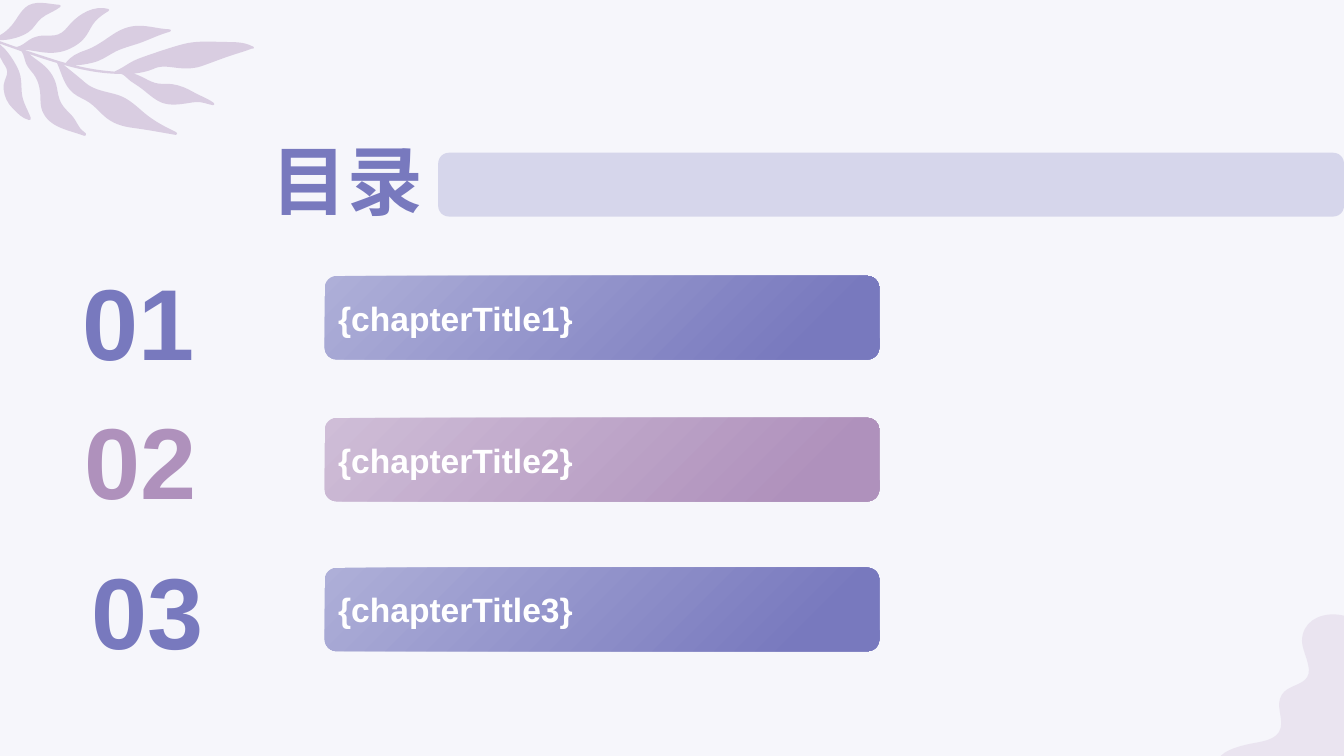
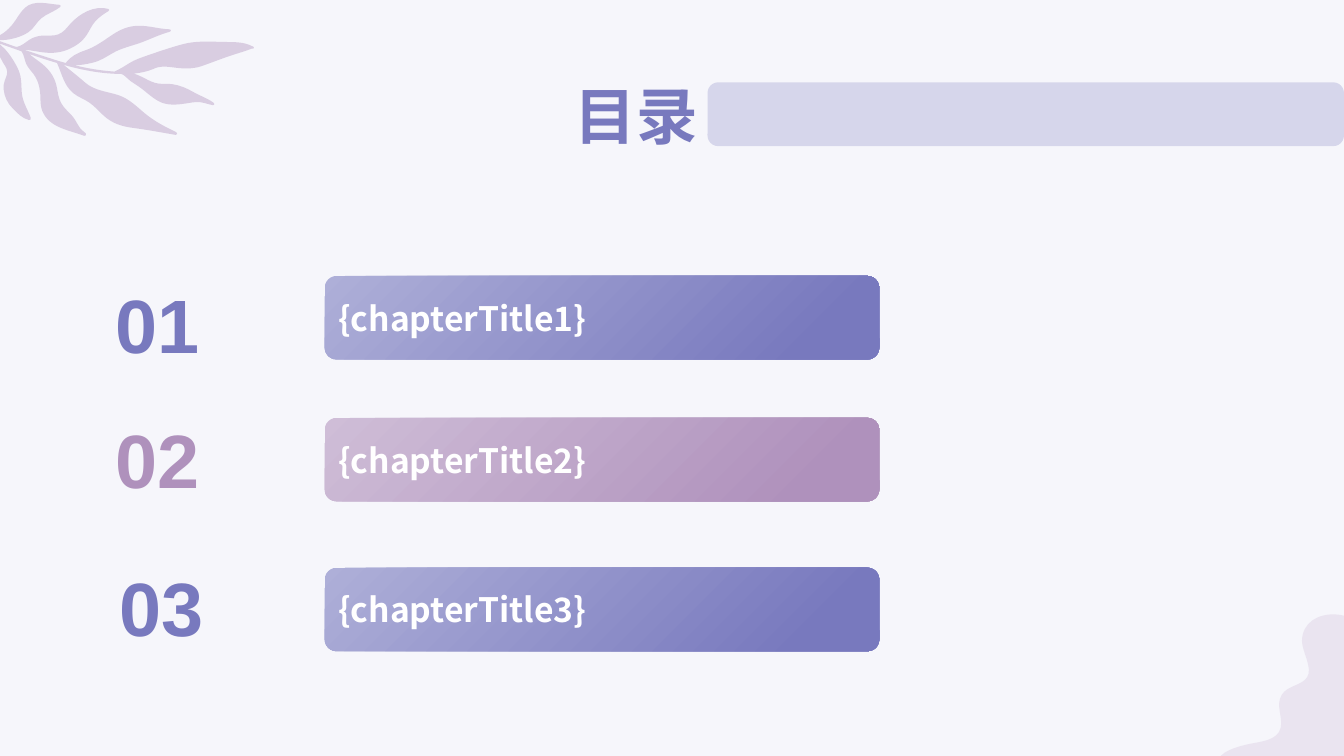
Before and after one commit to wmbamboo/bifang, a slide deck: slide 3 of frontend/public/pptTemplate-simple.pptx. Drawn at 1344x756 pixels with LibreOffice and Linux fonts; fonts in the diff are those of the drawing. Boxes give left, top, right and bottom in pixels: in the first picture for what was removed or moved away, otherwise in the second. Text is boxed around its words. In the diff, an @@ line names an element or a change of style, - is before the commit and + after.

```diff
--- a/frontend/public/pptTemplate-simple.pptx
+++ b/frontend/public/pptTemplate-simple.pptx
@@ text "目录": place and size @@
-text "目录" at (272,148,423,216)
+text "目录" at (574,89,697,145)
@@ text "目录" at (574,89,697,145): size 54 to 44 pt @@
@@ rounded rectangle: place and size @@
-rounded rectangle at (439,153,1344,217)
+rounded rectangle at (708,83,1344,146)
@@ text "01": place and size @@
-text "01" at (83,289,195,361)
+text "01" at (115,300,199,354)
@@ font Arial to Noto Sans CJK SC in 3 elements at (325,418,879,502), (325,568,879,651), (325,276,879,360) @@
@@ text "02": place and size @@
-text "02" at (84,429,196,500)
+text "02" at (115,435,199,489)
@@ size 72 to 54 pt in 3 elements at (115,300,199,354), (115,435,199,489), (119,583,203,637) @@
@@ text "03": place and size @@
-text "03" at (91,578,203,650)
+text "03" at (119,583,203,637)
```
Also in this commit, not shown: 25 other slides changed, 19 other files.
